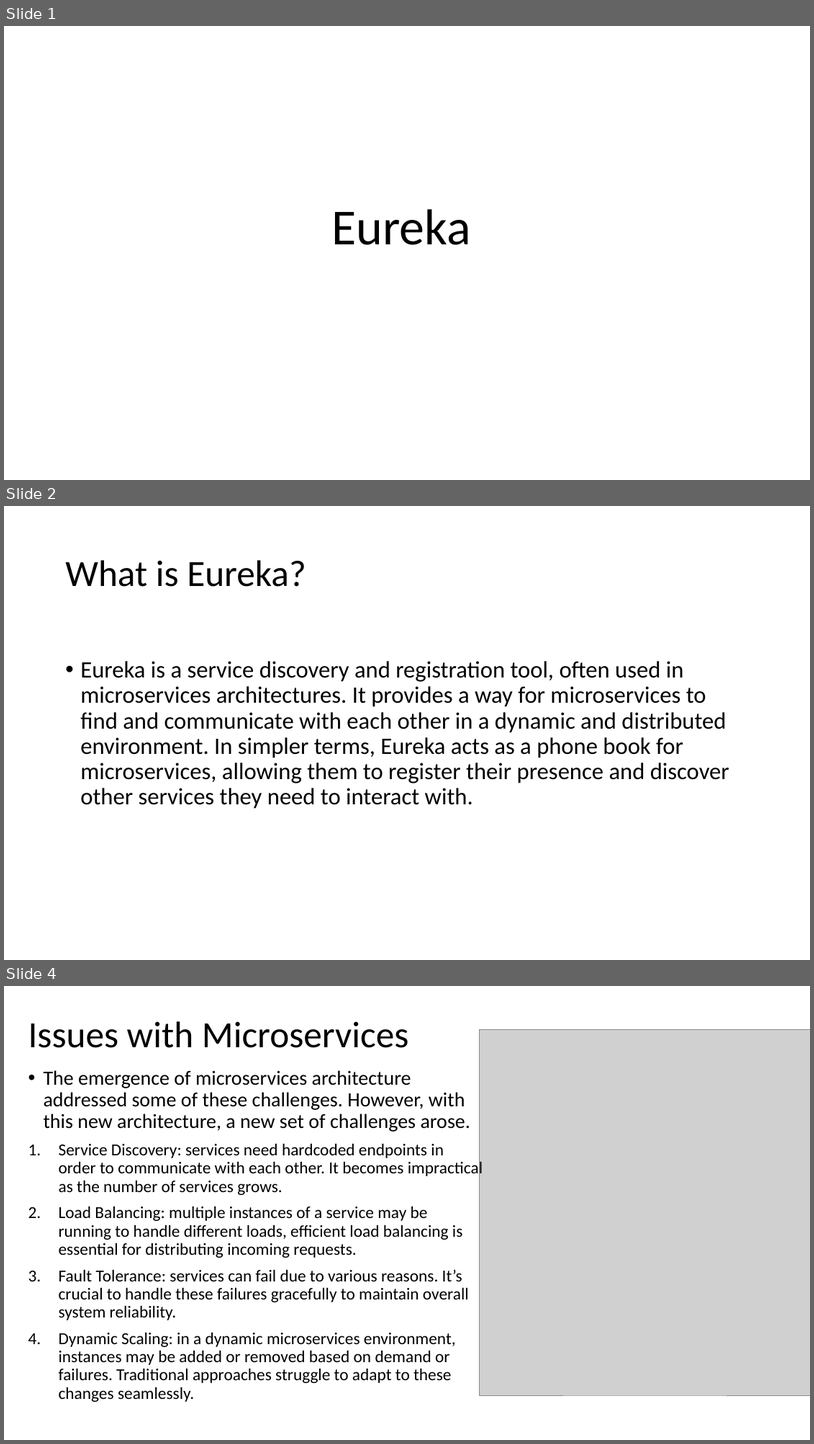
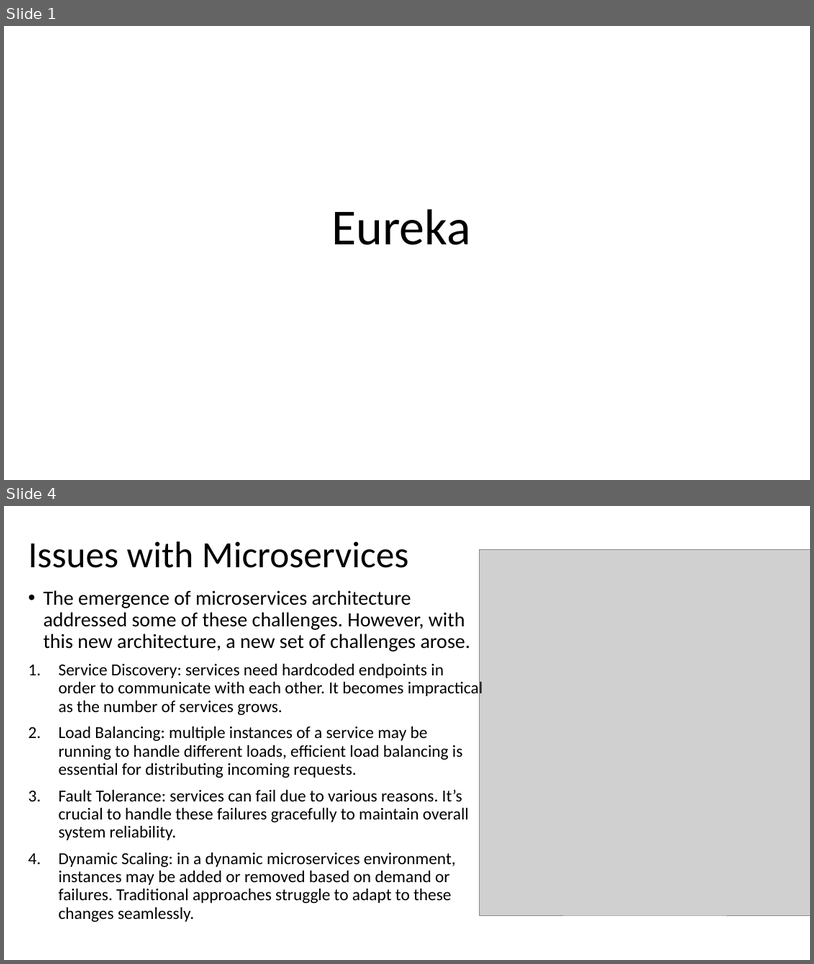
Before and after one commit to tamir303/EurekaSpringBootExample, a slide deck: Eureka.pptx. Shown one above the other, each under a label of ours: slides 1, 2 and 4 before the commit, slides 1 and 4 after it; the slides between them are not shown. The pictures are 814x1444 and 814x964 pixels, drawn with LibreOffice and Linux fonts; fonts in the diff are those of the drawing; grey boxes stand for pictures. Boxes give left, top, right and bottom in pixels: in the first picture for what was removed or moved away, otherwise in the second. Text is boxed around its words. In the diff, an @@ line names an element or a change of style, - is before the commit and + after.

```diff
--- a/Eureka.pptx
+++ b/Eureka.pptx
@@ slide 2 removed at (4, 506, 810, 960), background #FFFFFF @@
@@ title removed at (65, 560, 306, 587) @@
-What is Eureka?
@@ text removed at (80, 661, 730, 808) @@
-• Eureka is a service discovery and registration tool, often used in microservices architectures. It provides a way for microservices to find and communicate with each other in a dynamic and distributed environment. In simpler terms, Eureka acts as a phone book for microservices, allowing them to register their presence and discover other services they need to interact with.
```
Also in this commit, not shown: 1 slide changed, 1 slide added.
